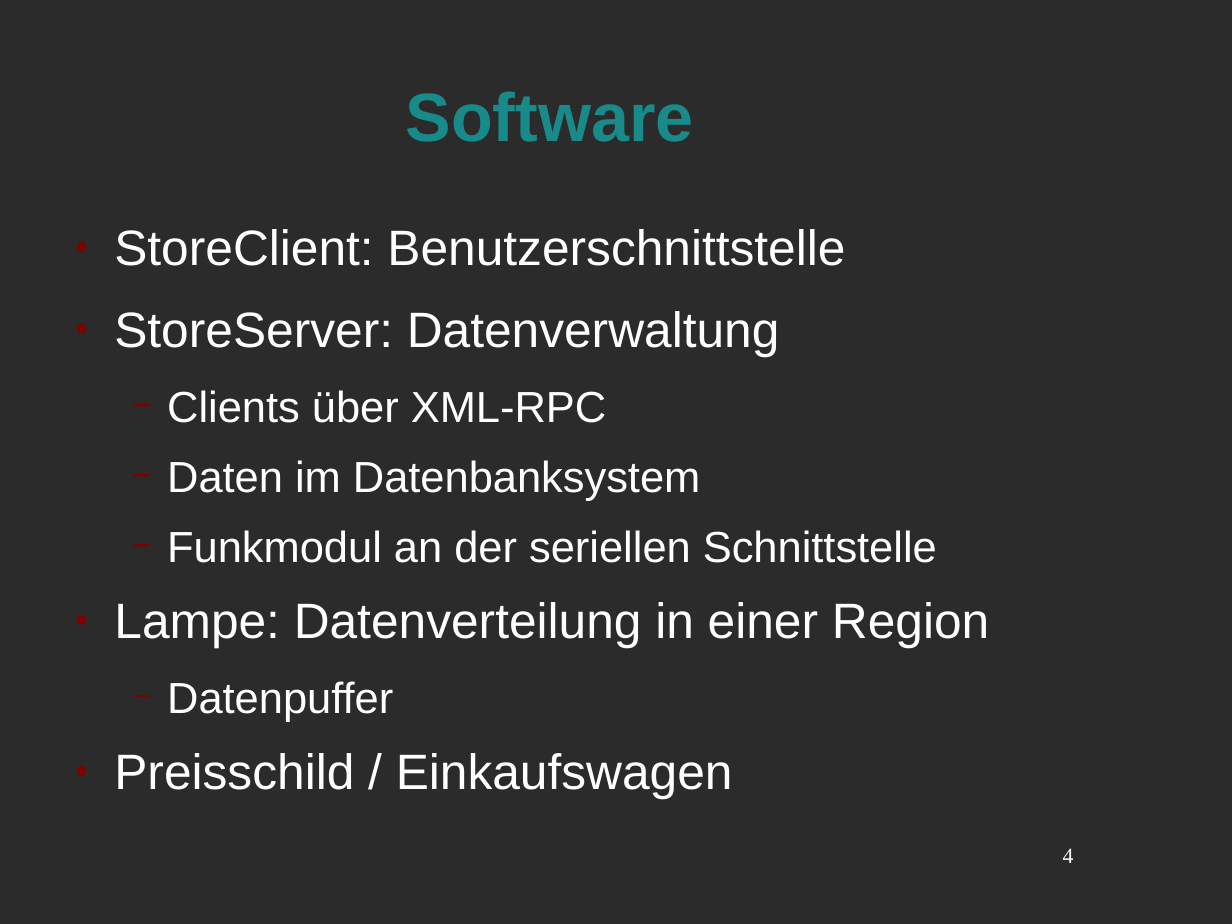
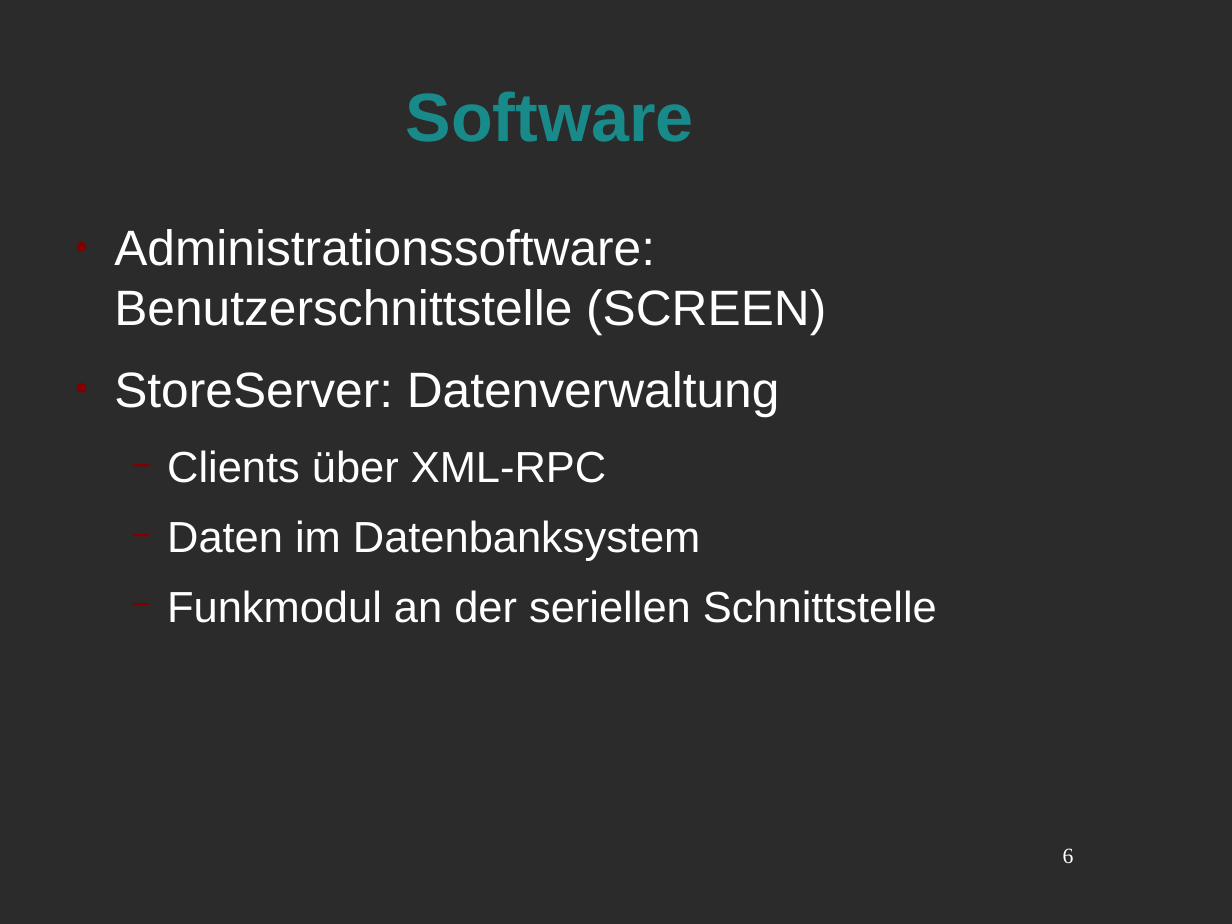
Before and after one commit to Niondir/rika-led, a slide deck: slide 6 of präsentation 2/zwischenergebisse.odp (slide 4 before the commit). Drawn at 1232x924 pixels with LibreOffice and Linux fonts; fonts in the diff are those of the drawing; background and template pictures are left out; a plain dark background stands for a picture behind light text. Boxes give left, top, right and bottom in pixels: in the first picture for what was removed or moved away, otherwise in the second. Text is boxed around its words. In the diff, an @@ line names an element or a change of style, - is before the commit and + after.

```diff
--- a/präsentation 2/zwischenergebisse.odp
+++ b/präsentation 2/zwischenergebisse.odp
@@ text at (114, 229, 826, 335): text changed @@
-● StoreClient: Benutzerschnittstelle
+● Administrationssoftware: Benutzerschnittstelle (SCREEN)
@@ text at (114, 602, 989, 799): paragraphs removed @@
-● Lampe: Datenverteilung in einer Region
-  − Datenpuffer
-● Preisschild / Einkaufswagen
@@ page number at (1063, 848, 1074, 864): text changed @@
-4
+6
```
Also in this commit, not shown: 4 other slides changed, 2 slides added, 5 other files.
